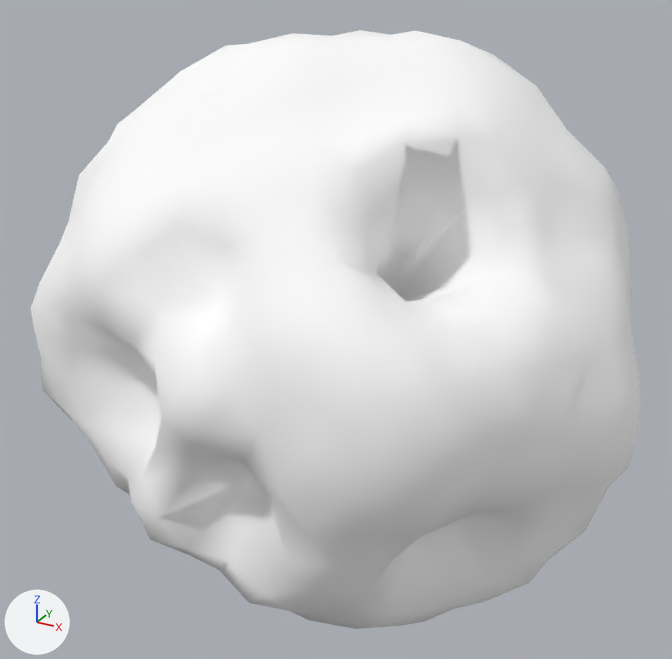
Before and after pictures for a commit that changed the glTF model assets/asteroids/asteroid_18.glb.
Both versions are drawn from a 50 mm camera at (1.56, -2.92, 1.5) aimed at (-0.03, -0.03, 0.06). The lights are fixed; the arrows at lower left show +X, +Y and +Z. The older version comes first. Vertices at exactly the same position are counted once.

Script lines for the objects in view, before the commit:
```python
mat_asteroidrock_18 = principled_material('AsteroidRock_18')
mat_asteroidrock_18.base_color = (1.0, 1.0, 1.0)  # white #ffffff
mat_asteroidrock_18.metallic = 0.0212
mat_asteroidrock_18.roughness = 0.962
me_icosphere = bpy.data.meshes.new('Icosphere')
me_icosphere.from_pydata(...)  # 642 vertices, 1280 faces; spans x -1.13..1.15, y -1.04..1.0, z -1.1..1.16
me_icosphere.materials.append(mat_asteroidrock_18)  # white #ffffff
ob_asteroid_18 = bpy.data.objects.new('Asteroid_18', me_icosphere)
ob_asteroid_18.location = (0.0, 0.0, 0.0)
```
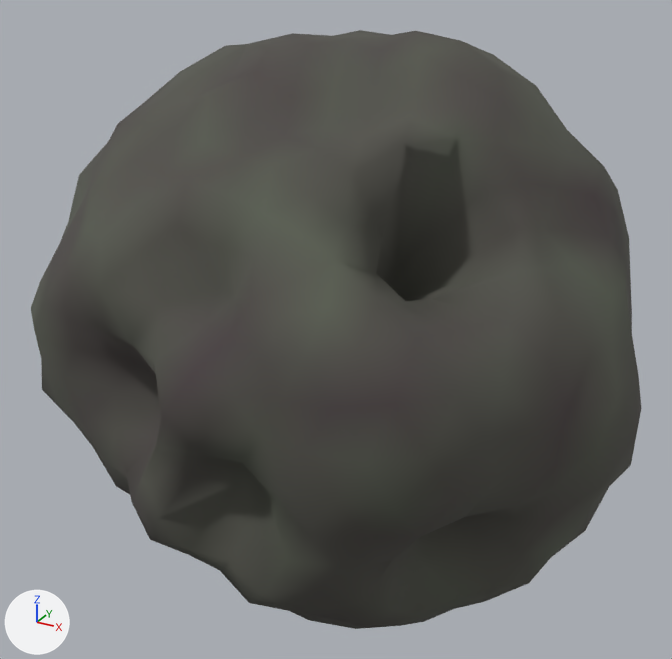
What changed in the scene script:
```text
Change mat_asteroidrock_18:
    where n0 = _N.new('ShaderNodeBsdfPrincipled'); n0.name = 'Principled BSDF'
    remove n0.inputs[0].default_value = (1.0, 1.0, 1.0, 1.0)  # 'Base Color', white #ffffff
    n0.inputs[1].default_value: 0.0212 -> 0.00859  # 'Metallic'
    n0.inputs[2].default_value: 0.962 -> 0.893  # 'Roughness'
    add n2 = _N.new('ShaderNodeVertexColor'); n2.name = 'Color Attribute'
    add _L.new(n2.outputs[0], n0.inputs[0])  # 'Color' to 'Base Color'
Change me_icosphere:
    where me_icosphere.from_pydata(...)  # 642 vertices, 1280 faces; spans x -1.13..1.15, y -1.04..1.0, z -1.1..1.16
    used by ob_asteroid_18; location = (0.0, 0.0, 0.0)
    me_icosphere part 1: vertex colours changed
```

Location of each change, [x1, y1, x2, y2] in pixels of the pictures (672 x 659 px):
'Asteroid_18', recoloured (darker)
    both: [31, 30, 641, 629]
